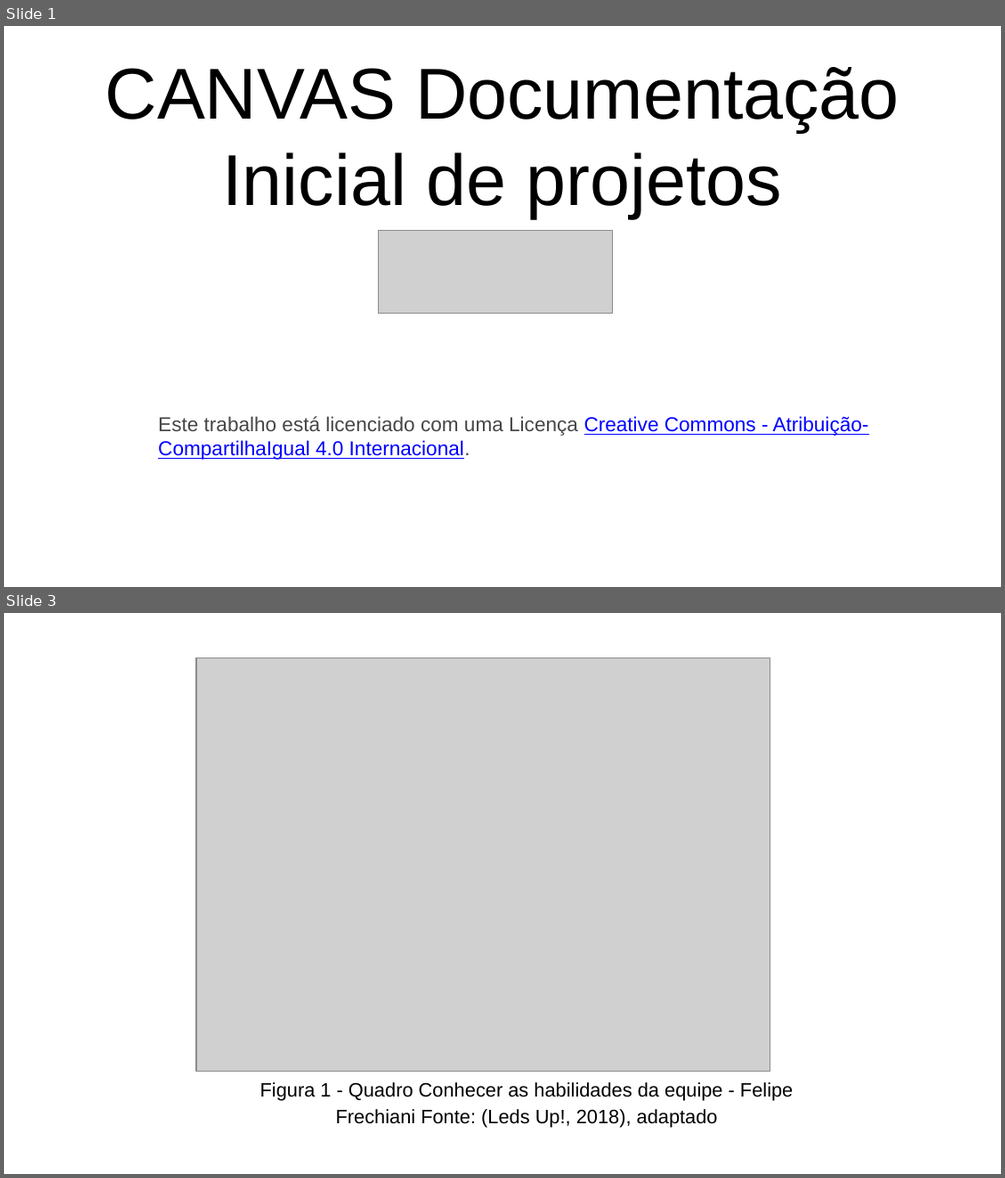
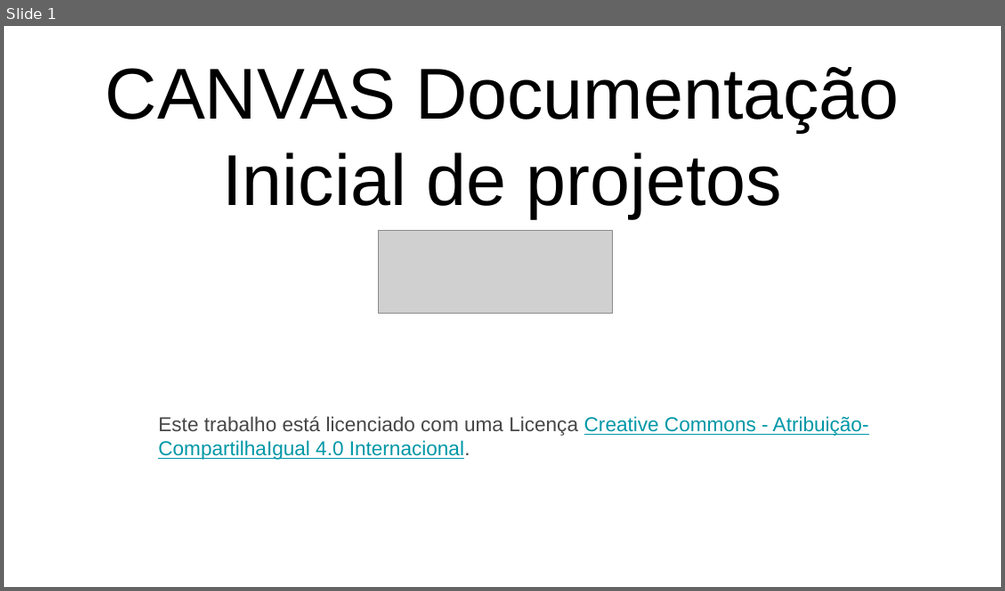
Before and after one commit to pulseirasaude/PS2019-1, a slide deck: Canvas Documentação de Projeto.pptx. Shown one above the other, each under a label of ours: slides 1 and 3 before the commit, slide 1 after it; the slides between them are not shown. The pictures are 1005x1178 and 1005x591 pixels, drawn with LibreOffice and Linux fonts; fonts in the diff are those of the drawing; grey boxes stand for pictures. Boxes give left, top, right and bottom in pixels: in the first picture for what was removed or moved away, otherwise in the second. Text is boxed around its words. In the diff, an @@ line names an element or a change of style, - is before the commit and + after.

```diff
--- a/Canvas Documentação de Projeto.pptx
+++ b/Canvas Documentação de Projeto.pptx
@@ slide 3 removed at box(4, 613, 1001, 1174), background #FFFFFF @@
@@ picture removed at box(196, 657, 770, 1070) @@
@@ text removed at box(260, 1082, 793, 1127) @@
-Figura 1 - Quadro Conhecer as habilidades da equipe - Felipe Frechiani Fonte: (Leds Up!, 2018), adaptado
@@ slide 1 changed as well @@
@@ text "Este trabalho está licenciado com ..." at box(158, 416, 869, 459): text colour #0000FF to #0097A7 in "Creative Commons - Atribuição-CompartilhaIgual 4.0 Internaci ..."; highlight none to #FFFFFF @@
```
Also in this commit, not shown: 1 other slide changed, 3 slides added, 1 other slide removed.
